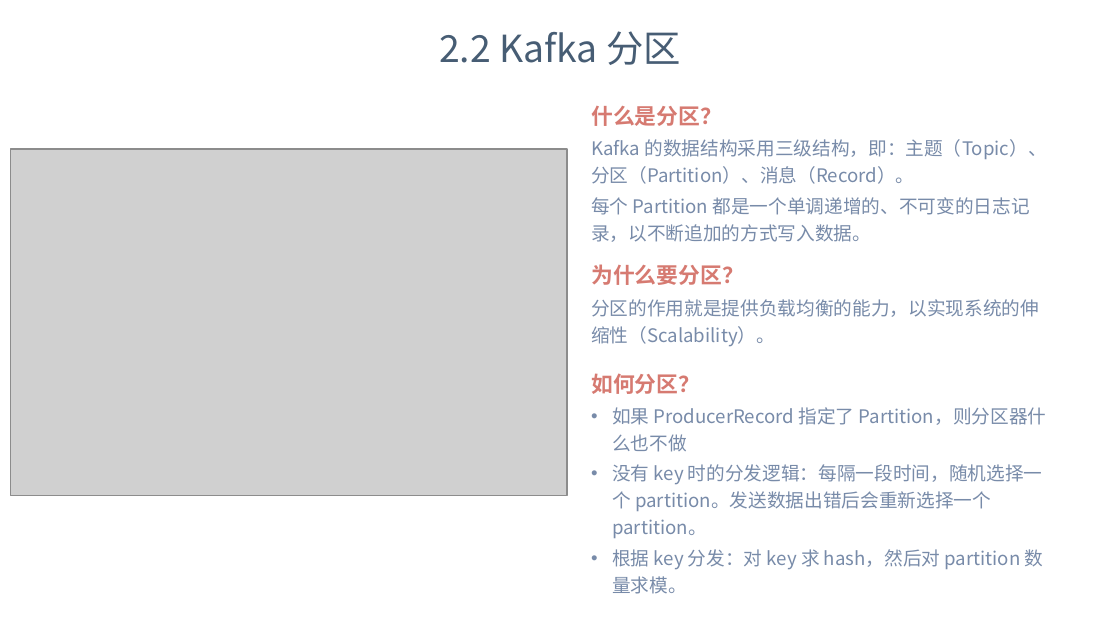
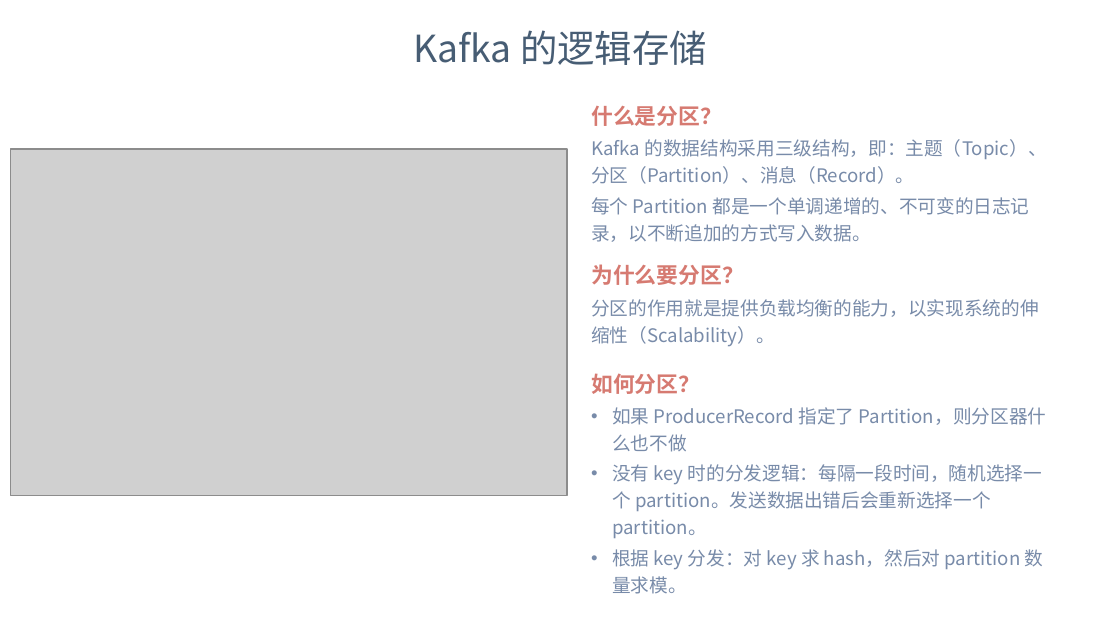
Before and after one commit to dunwu/bigdata-tutorial, a slide deck: slide 7 of assets/kafka/kafka.pptx (slide 8 before the commit). Drawn at 1120x630 pixels with LibreOffice and Linux fonts; fonts in the diff are those of the drawing; grey boxes stand for pictures; background and template pictures are left out. Boxes give left, top, right and bottom in pixels: in the first picture for what was removed or moved away, otherwise in the second. Text is boxed around its words. In the diff, an @@ line names an element or a change of style, - is before the commit and + after.

```diff
--- a/assets/kafka/kafka.pptx
+++ b/assets/kafka/kafka.pptx
@@ text at <box>413,30,707,65</box>: text changed @@
-2.2 Kafka 分区
+Kafka 的逻辑存储
```
Also in this commit, not shown: 15 other slides changed, 7 slides added, 7 slides removed, 5 other files.
